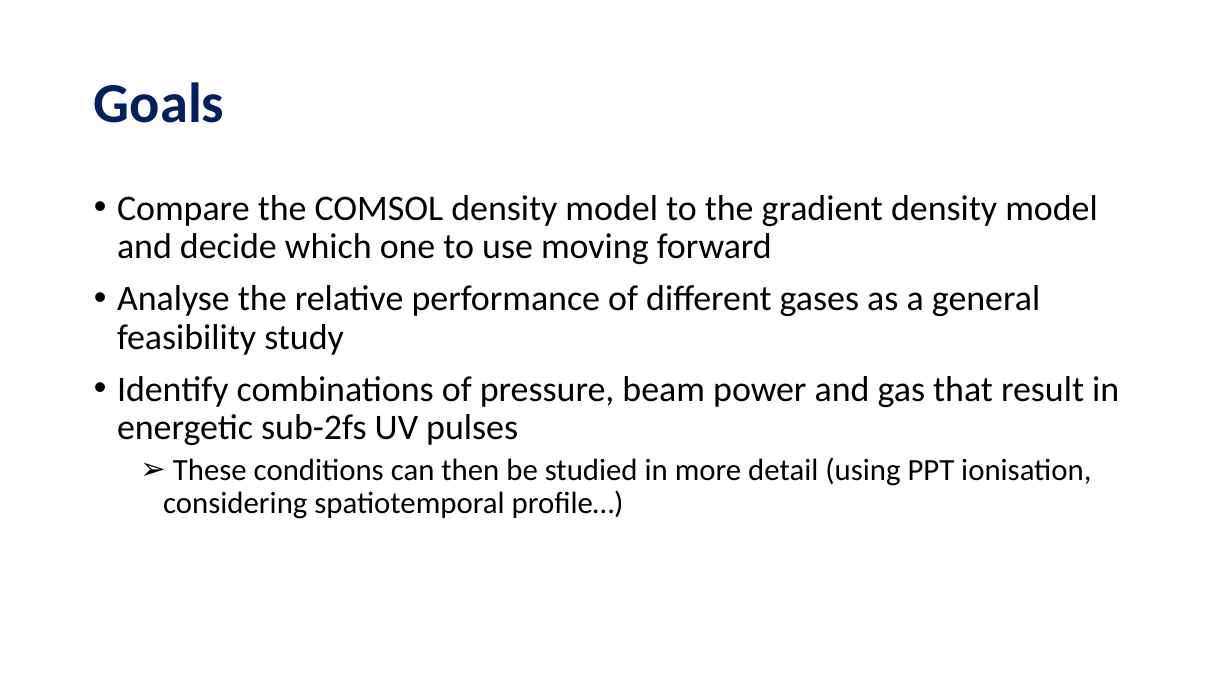
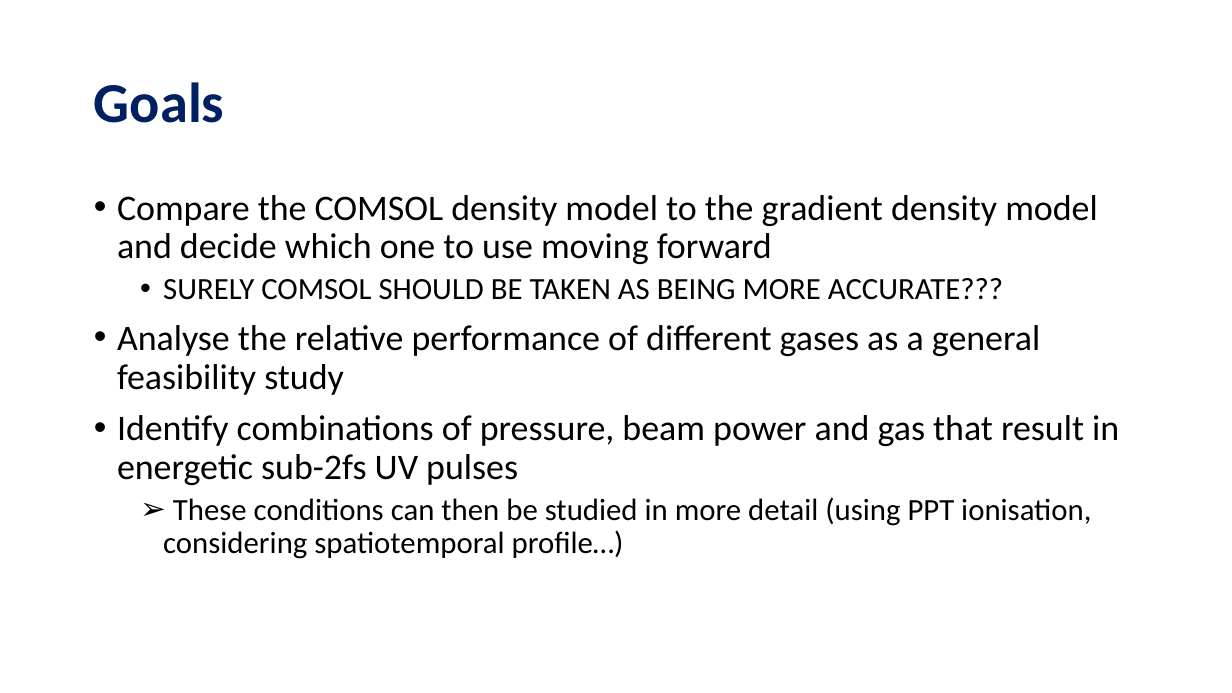
Before and after one commit to david-f-amorim/Simulating-THG-of-few-femtosecond-pulses-in-a-noble-gas-, a slide deck: slide 3 of presentations/DESY - Week 5.pptx. Drawn at 1232x693 pixels with LibreOffice and Linux fonts; fonts in the diff are those of the drawing. Boxes give left, top, right and bottom in pixels: in the first picture for what was removed or moved away, otherwise in the second. Text is boxed around its words. In the diff, an @@ line names an element or a change of style, - is before the commit and + after.

```diff
--- a/presentations/DESY - Week 5.pptx
+++ b/presentations/DESY - Week 5.pptx
@@ text at (x1=163, y1=278, x2=1003, y2=300): paragraph added @@
+  • SURELY COMSOL SHOULD BE TAKEN AS BEING MORE ACCURATE???
```
Also in this commit, not shown: 1 slide added, 42 other files.
